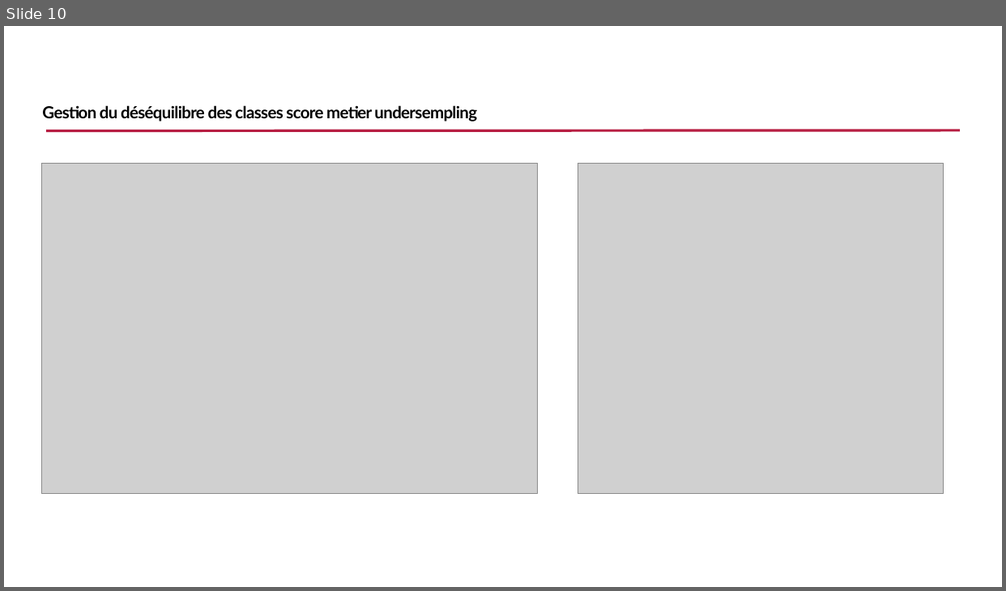
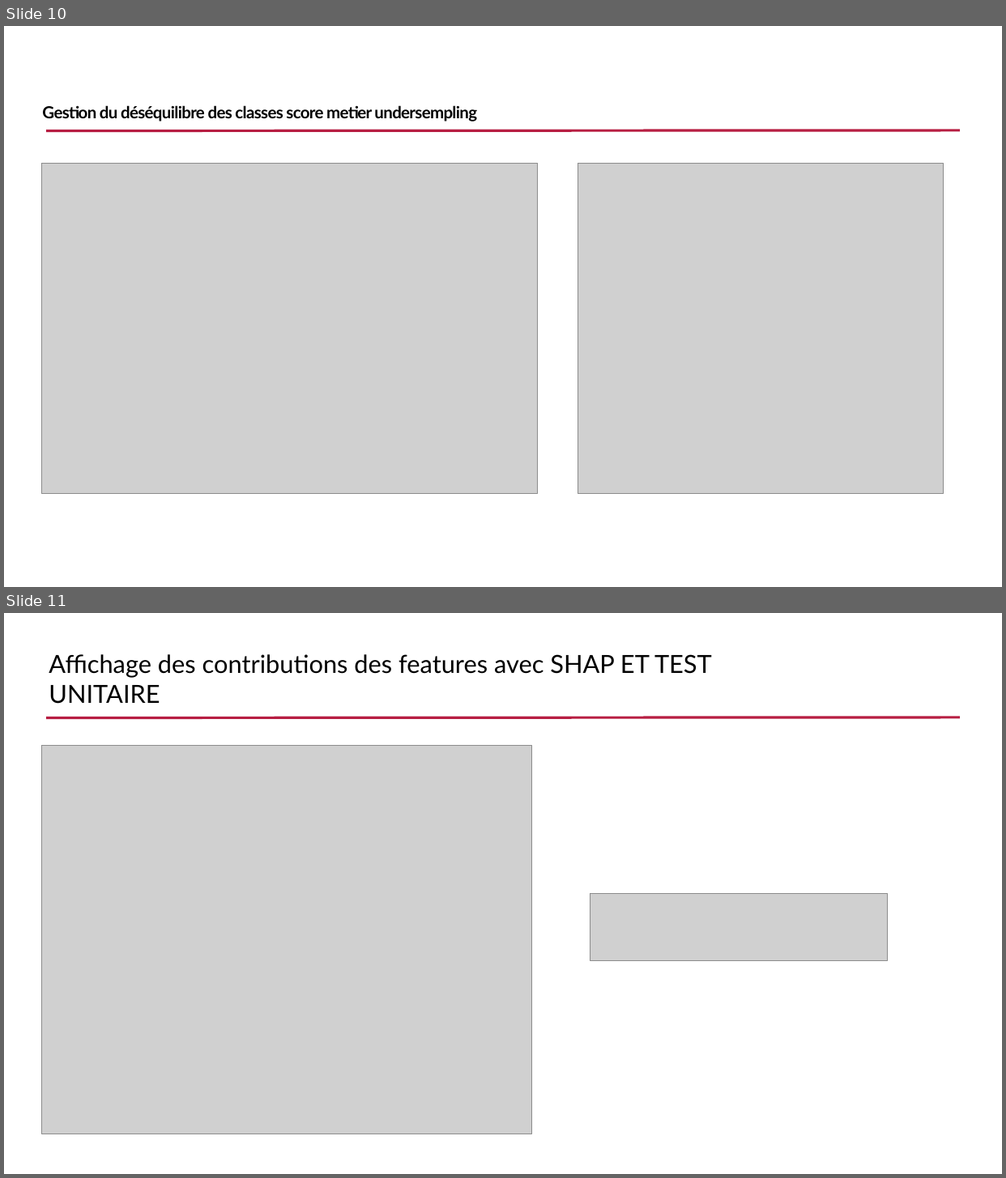
Before and after one commit to tapha10/projet-7-openclassroom, a slide deck: Tall_Moustapha_7_presentation.pptx. Shown one above the other, each under a label of ours: slide 10 before the commit, slides 10 and 11 after it. The pictures are 1006x591 and 1006x1178 pixels, drawn with LibreOffice and Linux fonts; fonts in the diff are those of the drawing; grey boxes stand for pictures; background and template pictures are left out. Boxes give left, top, right and bottom in pixels: in the first picture for what was removed or moved away, otherwise in the second. Text is boxed around its words. In the diff, an @@ line names an element or a change of style, - is before the commit and + after.

```diff
--- a/Tall_Moustapha_7_presentation.pptx
+++ b/Tall_Moustapha_7_presentation.pptx
@@ slide 11 added at box(4, 613, 1002, 1174), background picture (left out); not listed: 1 template element that a slide beside it also shows @@
@@ title added at box(49, 654, 712, 704), 24 pt, text #000000 @@
+Affichage des contributions des features avec SHAP ET TEST UNITAIRE
@@ picture added at box(42, 746, 532, 1134) @@
@@ picture added at box(590, 894, 888, 961) @@
```
Also in this commit, not shown: 2 slides changed, 1 other slide added, 1 other file.
